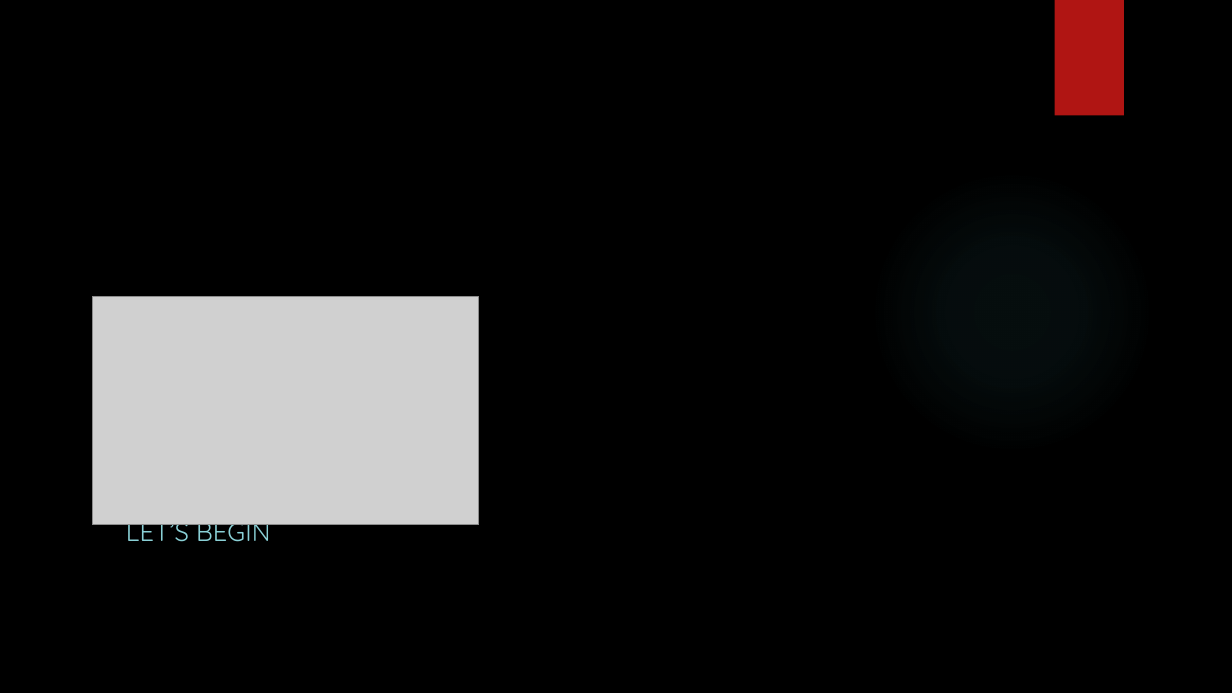
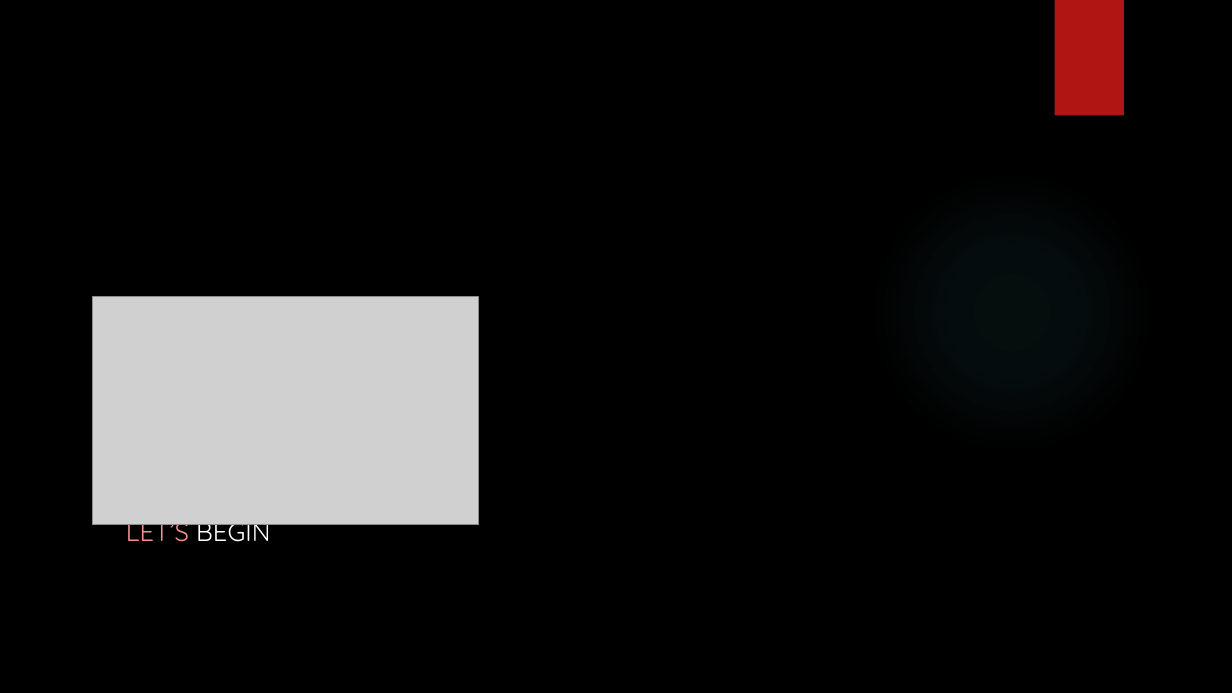
Before and after one commit to rasjaisw/training, a slide deck: slide 1 of assignments/Rashmi_jaiswal.pptx. Drawn at 1232x693 pixels with LibreOffice and Linux fonts; fonts in the diff are those of the drawing; grey boxes stand for pictures; background and template pictures are left out. Boxes give left, top, right and bottom in pixels: in the first picture for what was removed or moved away, otherwise in the second. Text is boxed around its words. In the diff, an @@ line names an element or a change of style, - is before the commit and + after.

```diff
--- a/assignments/Rashmi_jaiswal.pptx
+++ b/assignments/Rashmi_jaiswal.pptx
@@ subtitle "LET’S BEGIN" at (126, 514, 270, 542): text colour #8AD0D6 to #F38F8D in "LET’S"; text colour #8AD0D6 to #FFFFFF in "BEGIN" @@
```
Also in this commit, not shown: 5 other slides changed, 9 slides added, 9 slides removed.
